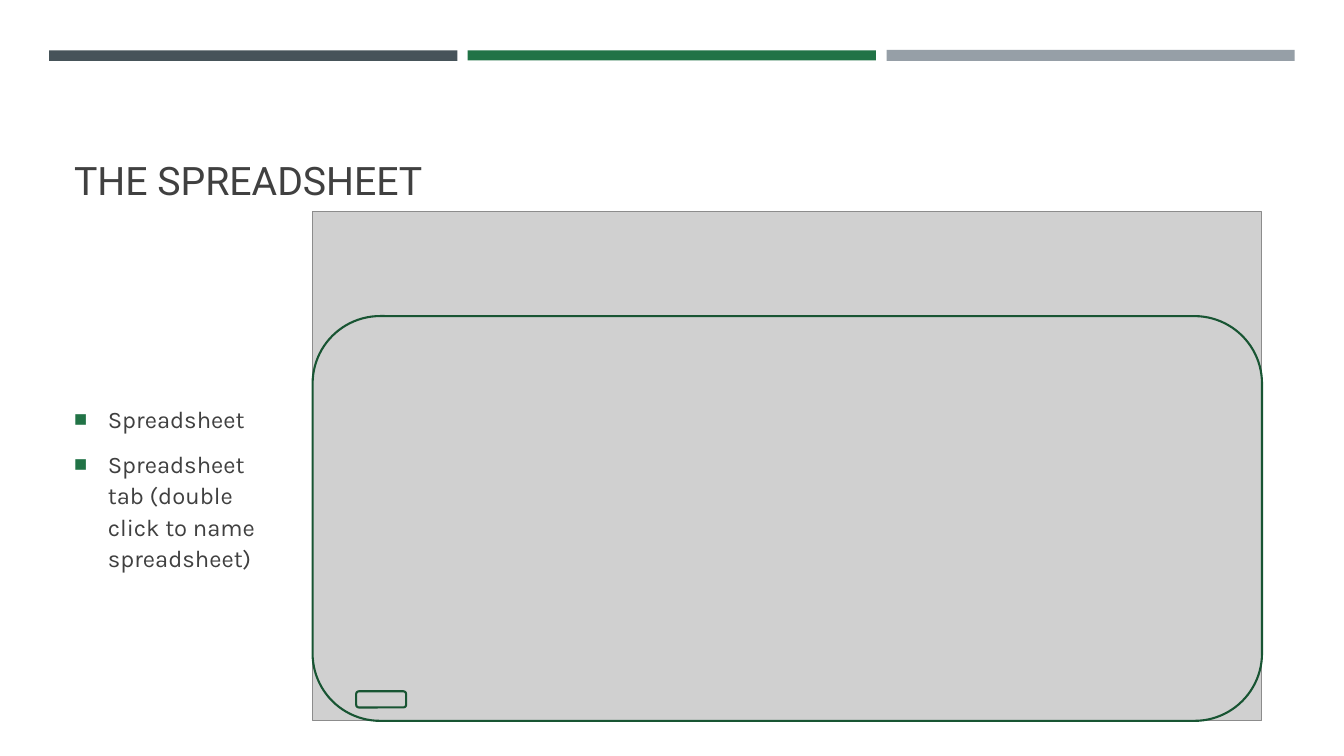
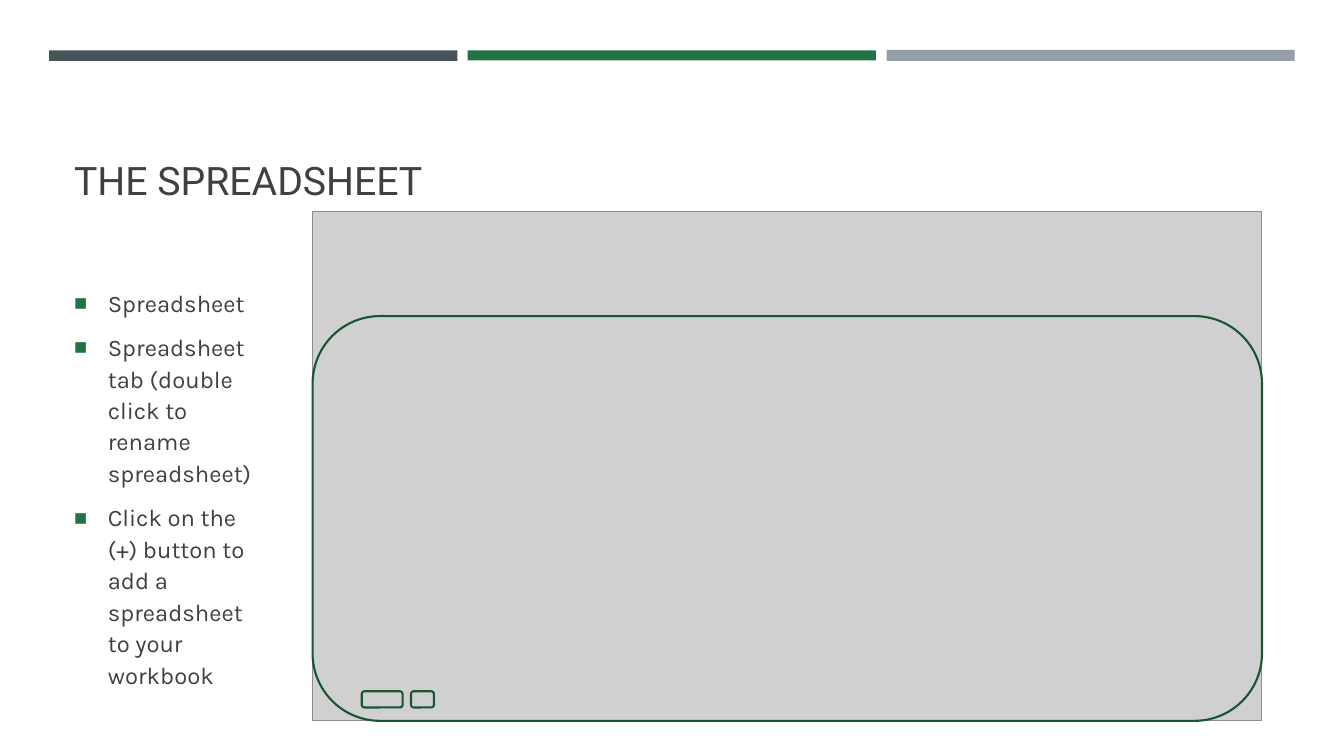
Before and after one commit to VadimAcosta/intro_to_excel, a slide deck: slide 8 of VAcosta_Excel_Tutorial.pptx (slide 6 before the commit). Drawn at 1344x756 pixels with LibreOffice and Linux fonts; fonts in the diff are those of the drawing; grey boxes stand for pictures. Boxes give left, top, right and bottom in pixels: in the first picture for what was removed or moved away, otherwise in the second. Text is boxed around its words. In the diff, an @@ line names an element or a change of style, - is before the commit and + after.

```diff
--- a/VAcosta_Excel_Tutorial.pptx
+++ b/VAcosta_Excel_Tutorial.pptx
@@ text at [108,339,251,685]: text changed @@
-■ Spreadsheet tab (double click to name spreadsheet)
+■ Spreadsheet tab (double click to rename spreadsheet)
+■ Click on the (+) button to add a spreadsheet to your workbook
@@ rounded rectangle: place and size @@
-rounded rectangle at [356,692,406,708]
+rounded rectangle at [362,692,403,708]
@@ rounded rectangle added at [411,692,435,708], outline #185534 1.5 pt @@
```
Also in this commit, not shown: 3 other slides changed, 7 slides added, 1 slide removed.
